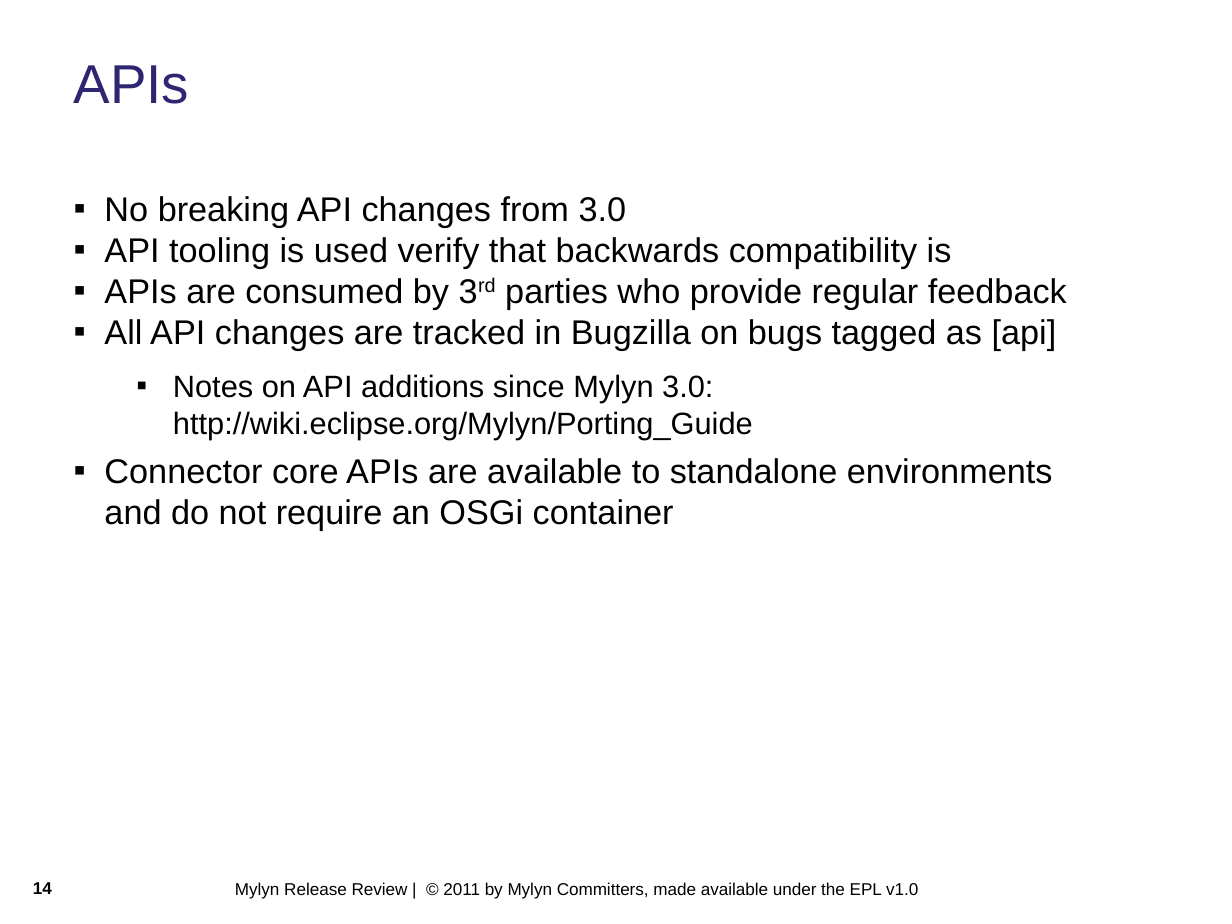
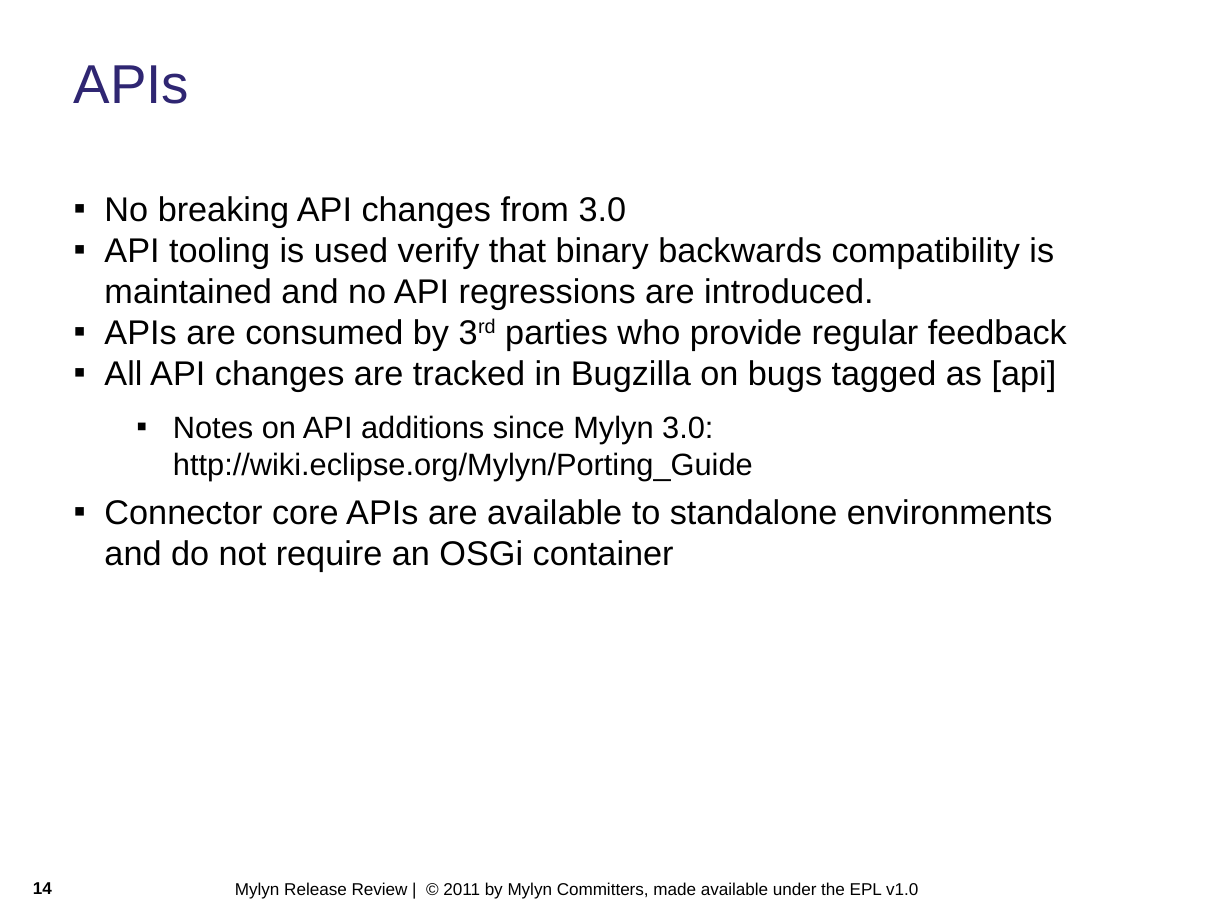
Before and after one commit to eclipse-mylyn/mylyn-website, a slide deck: slide 14 of publications/2011-03-mylyn-3.5-release-review.ppt. Drawn at 1232x924 pixels with LibreOffice and Linux fonts; fonts in the diff are those of the drawing; background and template pictures are left out. Boxes give left, top, right and bottom in pixels: in the first picture for what was removed or moved away, otherwise in the second. Text is boxed around its words. In the diff, an @@ line names an element or a change of style, - is before the commit and + after.

```diff
--- a/publications/2011-03-mylyn-3.5-release-review.ppt
+++ b/publications/2011-03-mylyn-3.5-release-review.ppt
@@ text at (x1=104, y1=237, x2=1054, y2=310): text changed @@
-▪ API tooling is used verify that backwards compatibility is
+▪ API tooling is used verify that binary backwards compatibility is maintained and no API regressions are introduced.
```
Also in this commit, not shown: 3 other slides changed.
